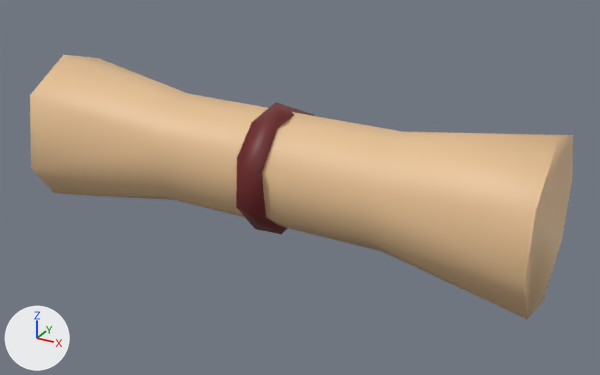
The FBX model Assets/Game/Art/Assets/Props/Parchemin/ParcheminFerme_00.fbx: old version first, new version second.
The view is the same before and after, from a 50 mm lens placed at (0.544, -0.931, 0.443), pointed at (0.029, 0.005, -0.025). Arrows for +X, +Y and +Z are at lower left; the lights stay in place. The first picture is the older version. Where no turn or scale is listed for an object, it has been applied to the vertices.

In view in the first picture: 'ParcheminFerme_00'.
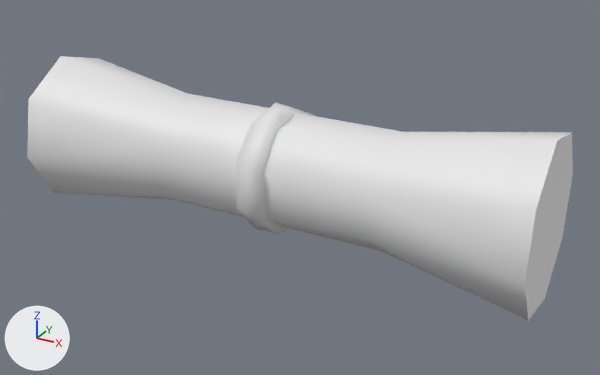
Where the newer file only moved an object's origin or applied its transform, the numbers keep the older frame.

What the commit changed:
me_cylinder_004 is used by ob_parcheminferme_00; location (0.0, 0.0, 0.0).
Verts and faces of me_cylinder_004; kept vertices keep their numbers, new ones are numbered from 49.
Before the commit, vertices of me_cylinder_004: 15 (0.375, -0.02, 0.119) at pixel (558, 137), 17 (0.375, 0.066, 0.095) at pixel (572, 135), 19 (0.375, 0.106, 0.023) at pixel (572, 177), 21 (0.375, 0.094, -0.06) at pixel (562, 238), 22 (0.375, 0.025, -0.117) at pixel (544, 300).
Before the commit, vertices of me_cylinder_004: 26 (0.375, -0.066, -0.095) at pixel (527, 319), 27 (0.375, -0.106, -0.023) at pixel (524, 281), 29 (0.375, -0.094, 0.06) at pixel (536, 210).
Before the commit, vertices of me_cylinder_004: 16 (-0.375, 0.065, 0.095) at pixel (98, 57), 18 (-0.375, 0.112, 0.005), 20 (-0.375, 0.065, -0.095), 23 (-0.375, -0.01, -0.118) at pixel (79, 195), 24 (-0.375, -0.065, -0.092) at pixel (54, 192).
Before the commit, vertices of me_cylinder_004: 25 (-0.375, -0.105, -0.036) at pixel (31, 167), 28 (-0.375, -0.088, 0.074) at pixel (29, 95), 30 (-0.375, -0.01, 0.118) at pixel (63, 54).
me_cylinder_004 had 49 vertices, 68 faces and spanned x -0.375..0.375, y -0.106..0.112, z -0.118..0.119.
me_cylinder_004 now has 51 vertices, 82 faces and spans x -0.375..0.375, y -0.109..0.111, z -0.117..0.117.
Part 1, on me_cylinder_004:
Faces deleted: (15, 29, 27, 26, 22, 21, 19, 17).
Vertex 15 moves to (0.375, -0.028, 0.117), pixel (557, 141).
Vertex 17 moves to (0.375, 0.058, 0.101), pixel (572, 132).
Vertex 19 moves to (0.375, 0.105, 0.028), pixel (572, 174).
Vertex 21 moves to (0.375, 0.095, -0.059), pixel (562, 238).
Vertex 22 moves to (0.375, 0.028, -0.116), pixel (544, 298).
Vertex 26 moves to (0.375, -0.059, -0.1), pixel (528, 320).
Vertex 27 moves to (0.375, -0.105, -0.027), pixel (524, 284).
New vertex 49 is at (0.375, 0.0, 0.0), pixel (550, 225).
New faces: (21, 49, 22), (19, 49, 21), (17, 49, 19), (15, 49, 17), (15, 29, 49), (27, 49, 29).
New faces: (26, 49, 27), (22, 49, 26).
Part 2, on me_cylinder_004:
Faces deleted: (16, 18, 20, 23, 24, 25, 28, 30).
Vertex 16 moves to (-0.375, 0.067, 0.094), pixel (99, 58).
Vertex 18 moves to (-0.375, 0.111, 0.018).
Vertex 20 moves to (-0.375, 0.09, -0.068).
Vertex 23 moves to (-0.375, 0.017, -0.117).
Vertex 25 moves to (-0.375, -0.109, -0.017), pixel (27, 157).
Vertex 28 moves to (-0.375, -0.091, 0.07), pixel (28, 98).
Vertex 30 moves to (-0.375, -0.017, 0.117), pixel (60, 56).
New vertex 50 is at (-0.375, 0.0, 0.0).
New faces: (24, 25, 50), (25, 28, 50), (28, 30, 50), (16, 50, 30), (16, 18, 50), (18, 20, 50).
New faces: (20, 23, 50), (23, 24, 50).
me_cylinder_004 part 3: 16 faces spanning x -0.018..0.018, y -0.086..0.09, z -0.086..0.09 switch from mat_material_008 (dark red #6f2223) to no material.
me_cylinder_004 part 4: 50 faces spanning x -0.375..0.375, y -0.109..0.111, z -0.117..0.117 switch from mat_material_009 (beige #e7c193) to no material.

Location of each change, [x1, y1, x2, y2] in pixels of the pictures (600 x 375 px):
'ParcheminFerme_00', reshaped: before [30, 55, 573, 319]; after [27, 56, 573, 320]
part 1 of me_cylinder_004, reshaped: before [364, 132, 573, 319]; after [364, 132, 573, 320]
part 2 of me_cylinder_004, reshaped: before [30, 55, 187, 200]; after [27, 56, 187, 195]
part 3 of me_cylinder_004, recoloured (dark red to white): [236, 102, 314, 234] in both
part 4 of me_cylinder_004, recoloured (beige to white): [30, 56, 567, 319] in both
